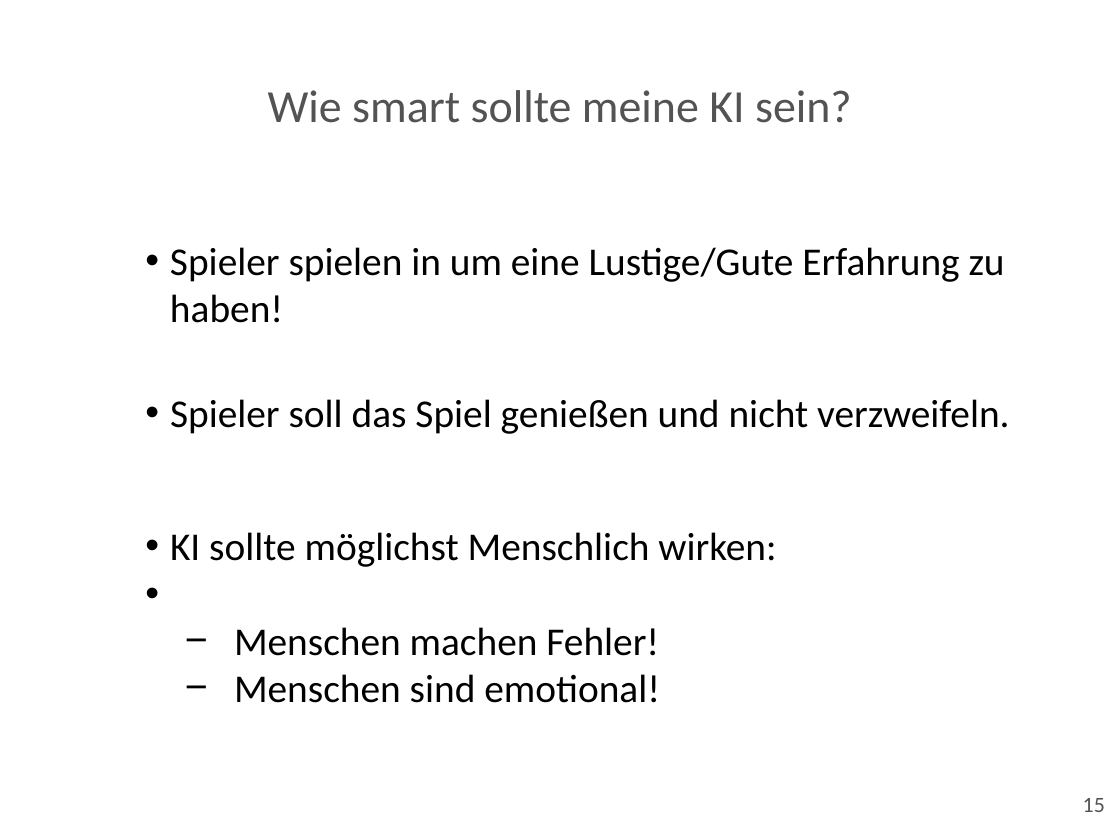
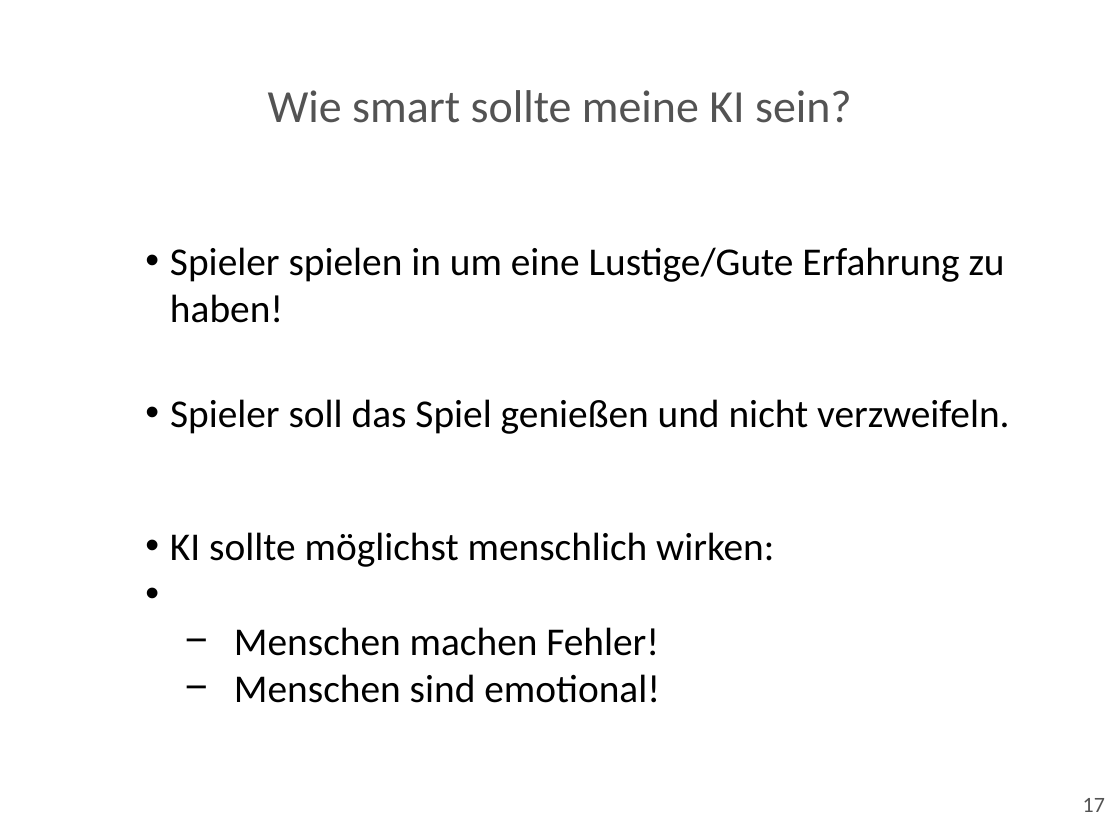
Before and after one commit to Franzi93/Seminar, a slide deck: slide 17 of Präsentation/Künstliche Intelligenz.odp (slide 15 before the commit). Drawn at 1120x840 pixels with LibreOffice and Linux fonts; fonts in the diff are those of the drawing; background and template pictures are left out. Boxes give left, top, right and bottom in pixels: in the first picture for what was removed or moved away, otherwise in the second. Text is boxed around its words. In the diff, an @@ line names an element or a change of style, - is before the commit and + after.

```diff
--- a/Präsentation/Künstliche Intelligenz.odp
+++ b/Präsentation/Künstliche Intelligenz.odp
@@ text at <box>170,532,774,567</box>: text changed @@
-• KI sollte möglichst Menschlich wirken:
+• KI sollte möglichst menschlich wirken:
@@ page number at <box>1083,798,1105,812</box>: text changed @@
-15
+17
```
Also in this commit, not shown: 3 other slides changed, 1 slide added, 5 other files.
